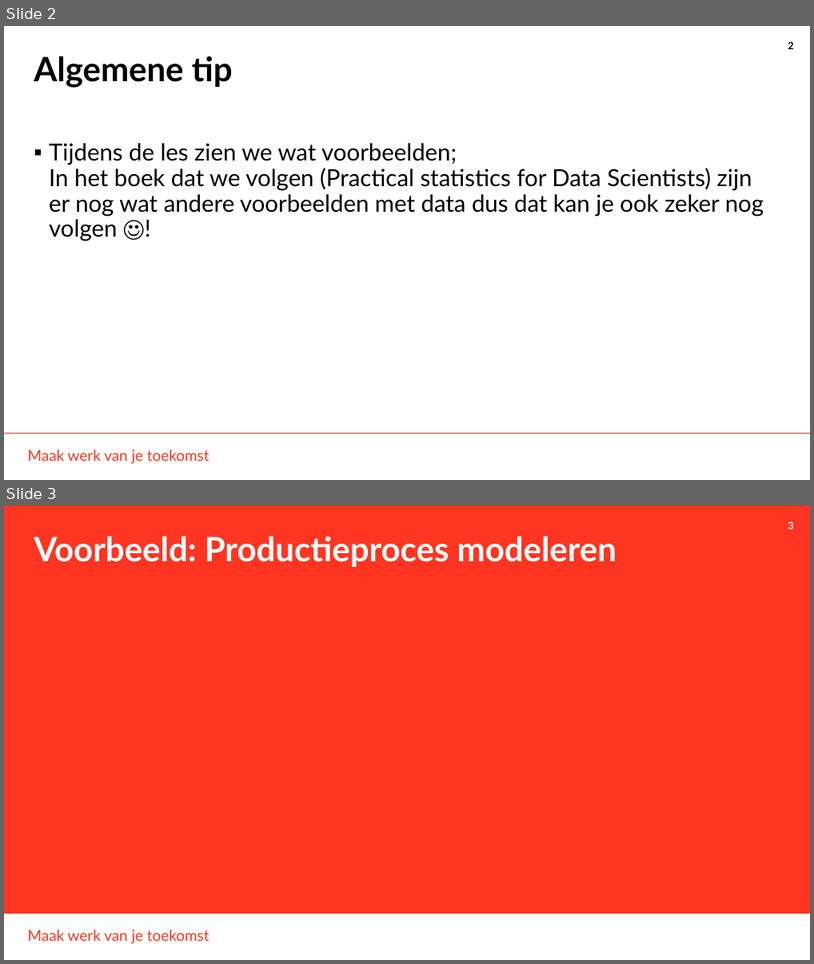
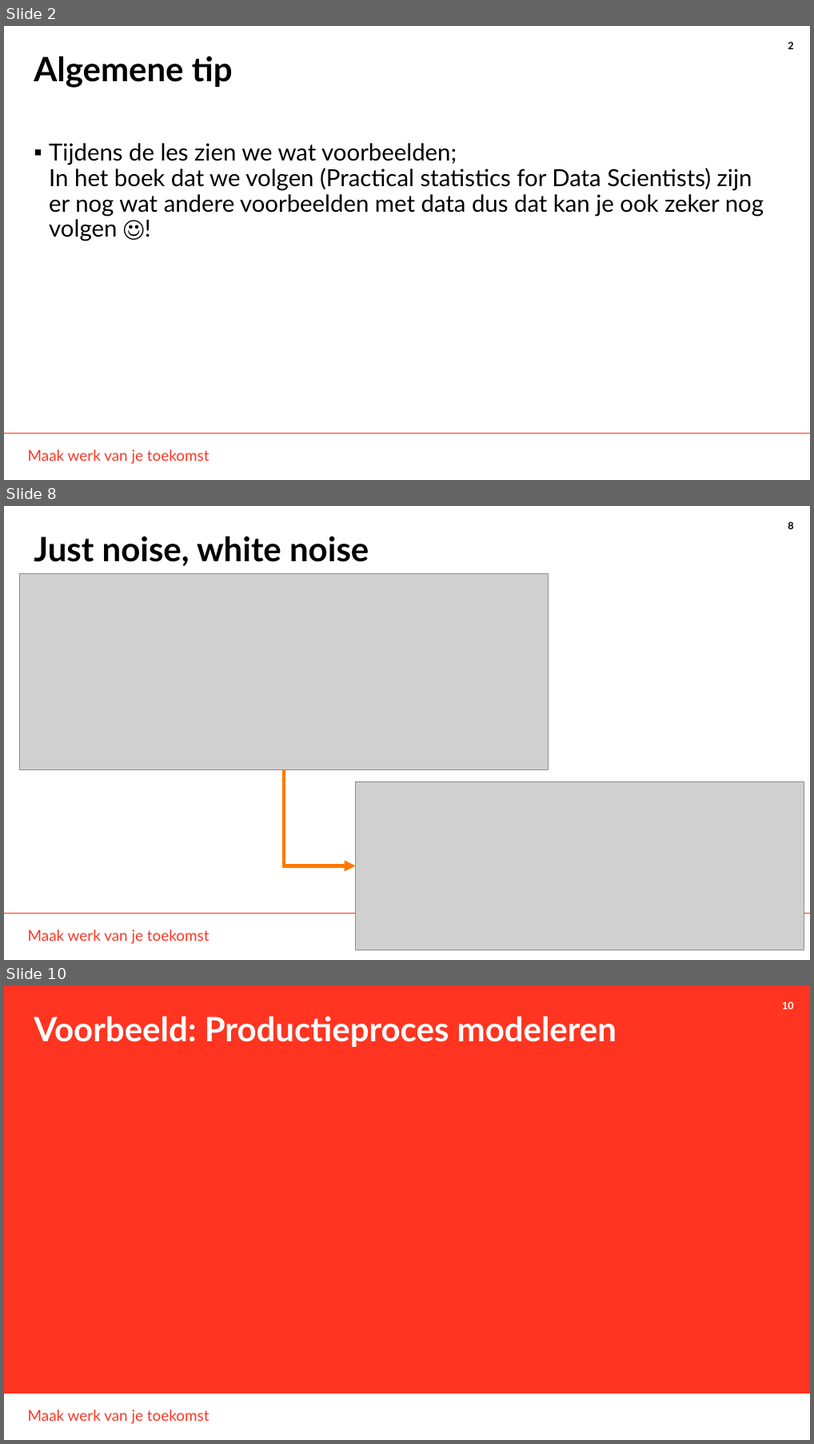
Before and after one commit to THellemans/data-science-syntra-ab, a slide deck: 06 statistiek/04 Numerieke data verdelingen verkennen/04 Numerieke data verdelingen verkennen.pptx. Shown one above the other, each under a label of ours: slides 2 and 3 before the commit, slides 2, 8 and 10 after it; the slides between them are not shown. The pictures are 814x964 and 814x1444 pixels, drawn with LibreOffice and Linux fonts; fonts in the diff are those of the drawing; grey boxes stand for pictures; background and template pictures are left out. Boxes give left, top, right and bottom in pixels: in the first picture for what was removed or moved away, otherwise in the second. Text is boxed around its words. In the diff, an @@ line names an element or a change of style, - is before the commit and + after.

```diff
--- a/06 statistiek/04 Numerieke data verdelingen verkennen/04 Numerieke data verdelingen verkennen.pptx
+++ b/06 statistiek/04 Numerieke data verdelingen verkennen/04 Numerieke data verdelingen verkennen.pptx
@@ slide 8 added at <box>4,506,810,960</box>, background #FFFFFF; not listed: 3 template elements that a slide beside it also shows @@
@@ title added at <box>34,536,369,566</box>, 40 pt, text #000000, bold @@
+Just noise, white noise
@@ picture added at <box>20,574,549,770</box> @@
@@ elbow arrow added from (284, 770) to (356, 865), #FF7800 4.5 pt @@
@@ picture added at <box>356,781,804,949</box> @@
@@ what was slide 3 is now slide 10 @@
@@ page number at <box>782,1002,794,1009</box>: text changed @@
-3
+10
```
Also in this commit, not shown: 6 slides changed, 7 other slides added, 1 slide removed, 34 other files.
